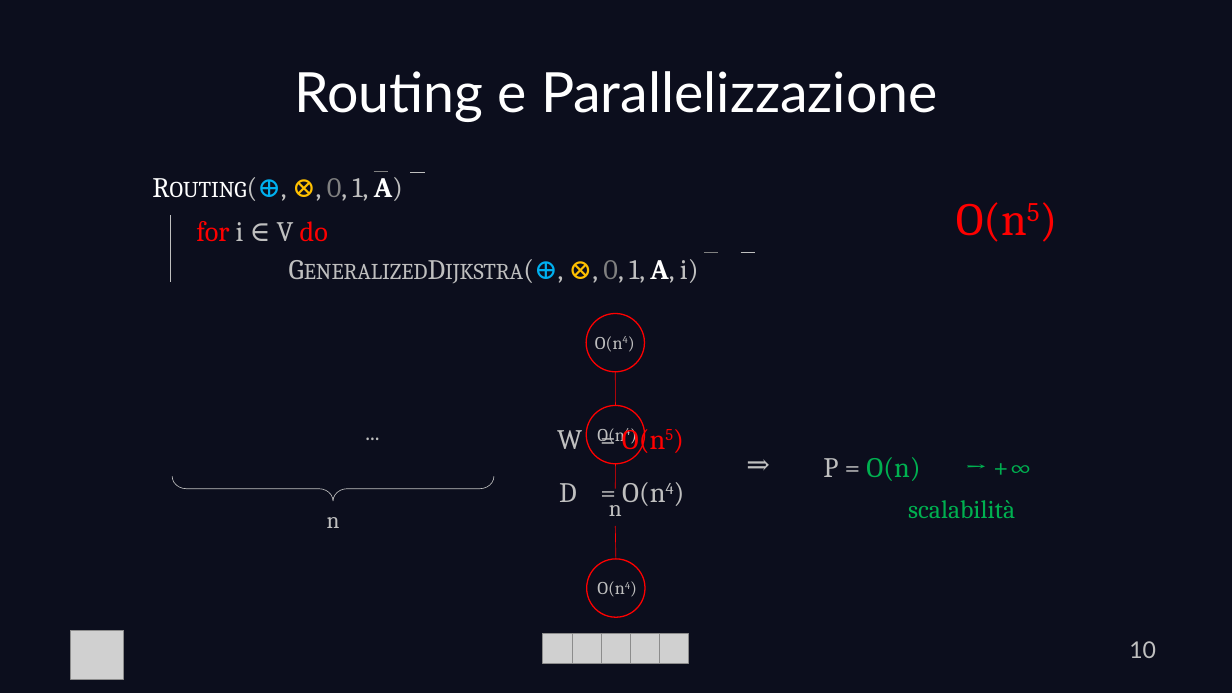
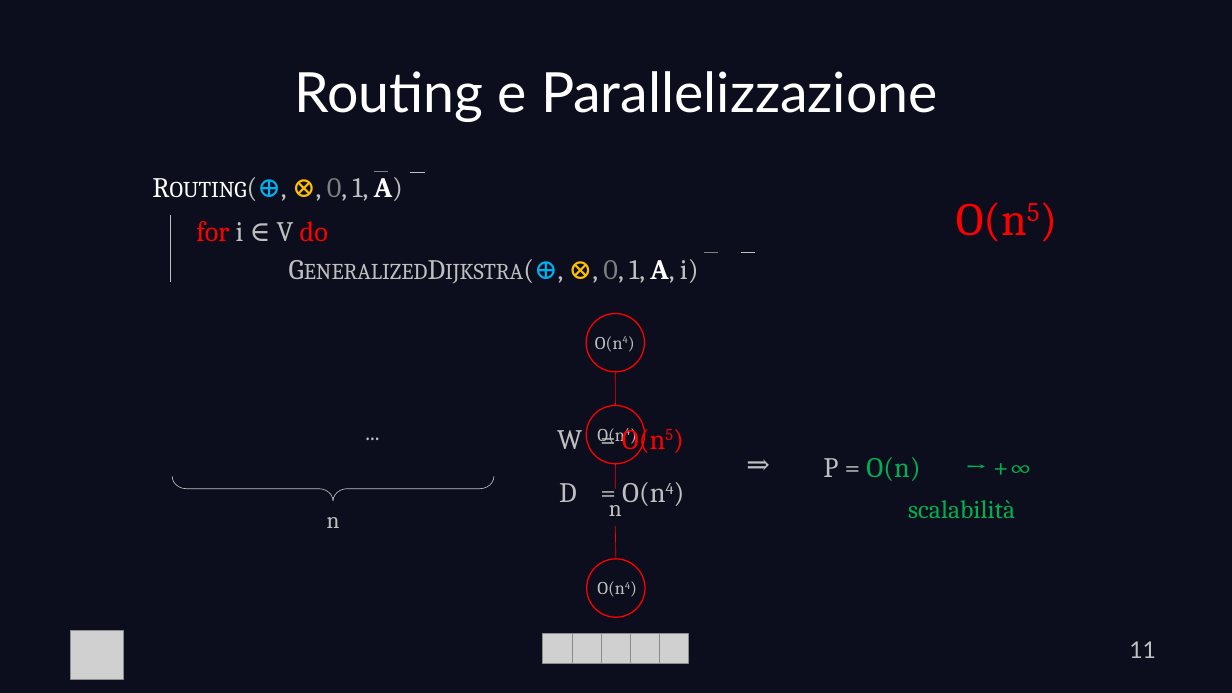
Before and after one commit to fedebrando/InternetRouting, a slide deck: slide 11 of report/presentazione.ppsx. Drawn at 1232x693 pixels with LibreOffice and Linux fonts; fonts in the diff are those of the drawing; grey boxes stand for pictures. Boxes give left, top, right and bottom in pixels: in the first picture for what was removed or moved away, otherwise in the second. Text is boxed around its words. In the diff, an @@ line names an element or a change of style, - is before the commit and + after.

```diff
--- a/report/presentazione.ppsx
+++ b/report/presentazione.ppsx
@@ subtitle at box(1129, 641, 1156, 658): text changed @@
-10
+11
```
Also in this commit, not shown: 2 other slides changed.
